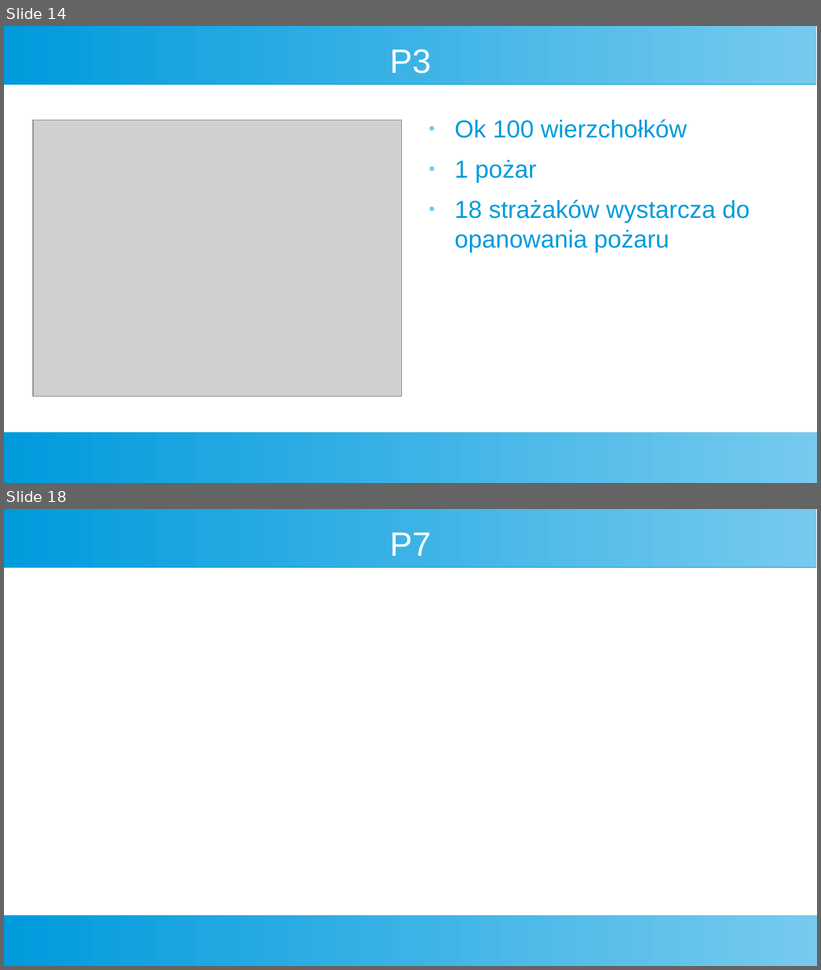
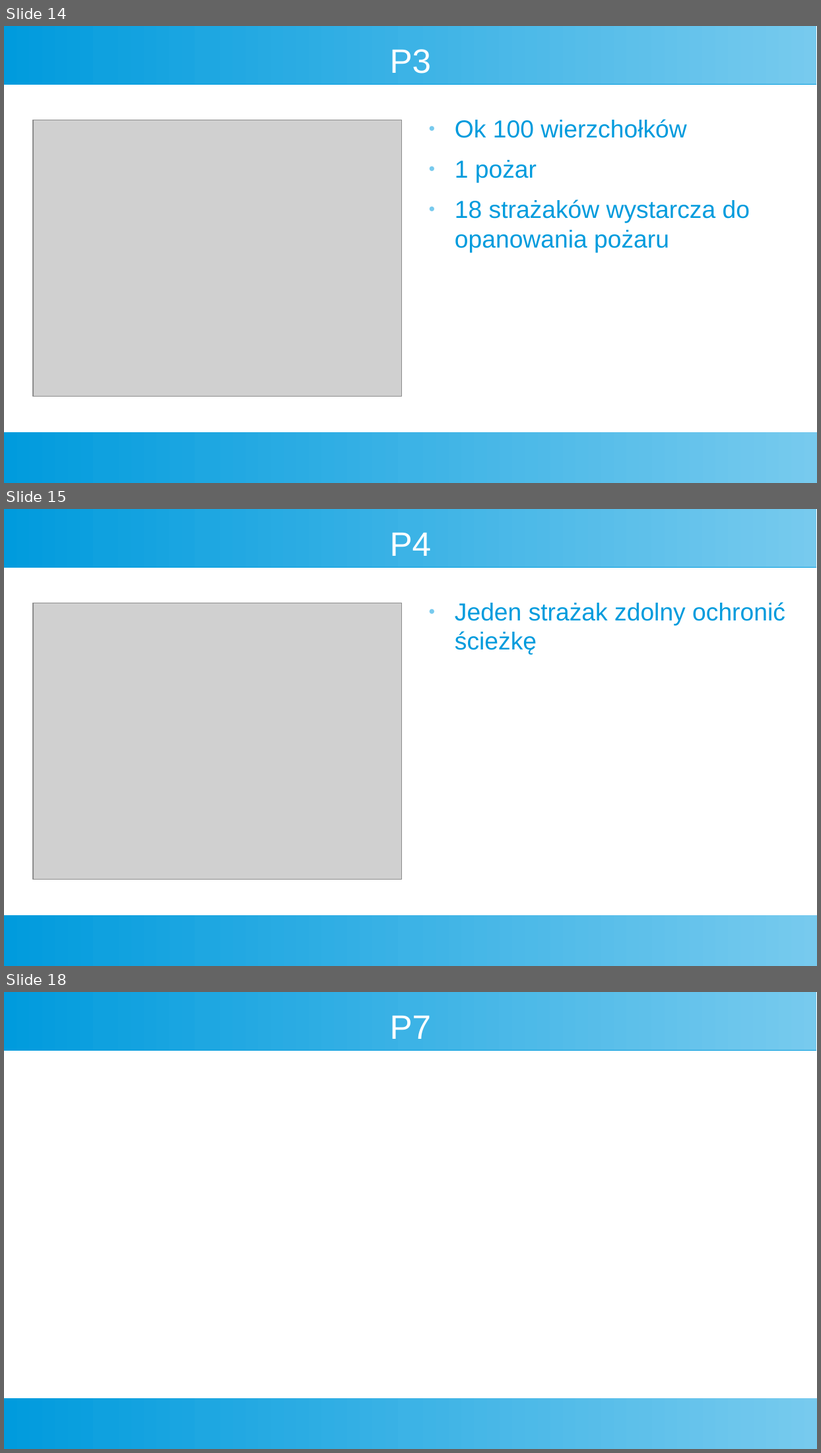
Before and after one commit to Kubapatoka/FiremanProblemEAProject, a slide deck: Prezentacja/Prez.odp. Shown one above the other, each under a label of ours: slides 14 and 18 before the commit, slides 14, 15 and 18 after it; the slides between them are not shown. The pictures are 821x970 and 821x1453 pixels, drawn with LibreOffice and Linux fonts; fonts in the diff are those of the drawing; grey boxes stand for pictures. Boxes give left, top, right and bottom in pixels: in the first picture for what was removed or moved away, otherwise in the second. Text is boxed around its words. In the diff, an @@ line names an element or a change of style, - is before the commit and + after.

```diff
--- a/Prezentacja/Prez.odp
+++ b/Prezentacja/Prez.odp
@@ slide 15 added at (4,509,817,966), background #FFFFFF; not listed: 2 template elements that a slide beside it also shows @@
@@ title added at (390,532,432,556), 33 pt, text #FFFFFF @@
+P4
@@ picture added at (33,603,401,880) @@
@@ text added at (455,602,785,655), 24 pt, text #009BDD @@
+● Jeden strażak zdolny ochronić ścieżkę
```
Also in this commit, not shown: 2 other slides added, 3 slides removed, 10 other files.
